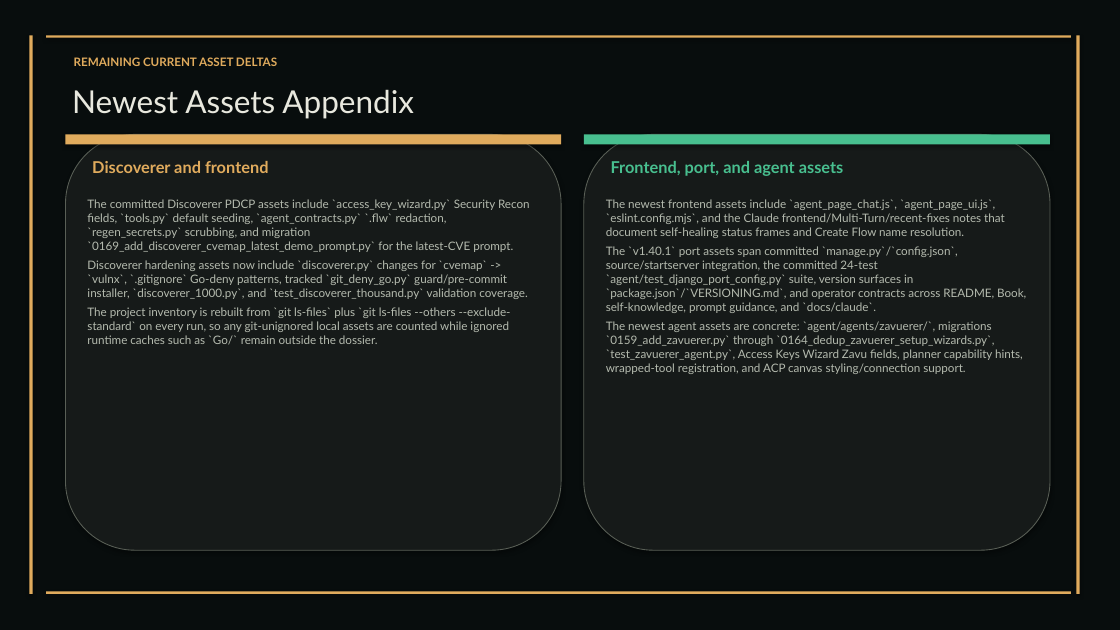
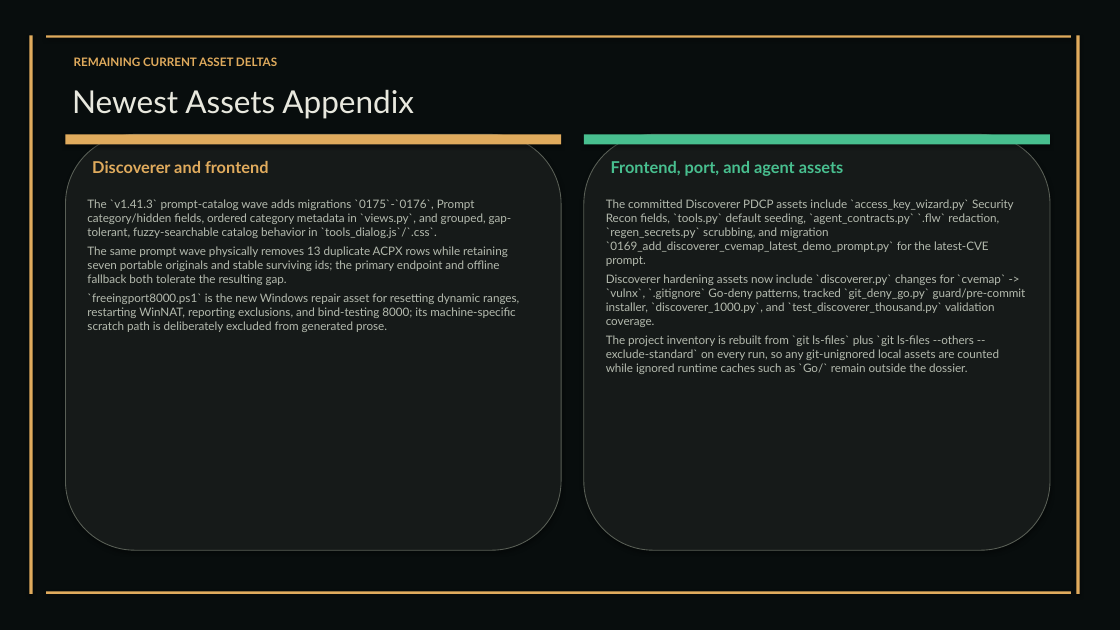
Before and after one commit to XAIHT/Tlamatini, a slide deck: slide 62 of Tlamatini_eXtended_Artificial_Intelligence_Humanly_Tempered.pptx (slide 56 before the commit). Drawn at 1120x630 pixels with LibreOffice and Linux fonts; fonts in the diff are those of the drawing. Boxes give left, top, right and bottom in pixels: in the first picture for what was removed or moved away, otherwise in the second. Text is boxed around its words. In the diff, an @@ line names an element or a change of style, - is before the commit and + after.

```diff
--- a/Tlamatini_eXtended_Artificial_Intelligence_Humanly_Tempered.pptx
+++ b/Tlamatini_eXtended_Artificial_Intelligence_Humanly_Tempered.pptx
@@ text at bbox=[87, 199, 519, 332]: text changed @@
-The committed Discoverer PDCP assets include `access_key_wizard.py` Security Recon fields, `tools.py` default seeding, `agent_contracts.py` `.flw` redaction, `regen_secrets.py` scrubbing, and migration `0169_add_discoverer_cvemap_latest_demo_prompt.py` for the latest-CVE prompt.
-Discoverer hardening assets now include `discoverer.py` changes for `cvemap` -> `vulnx`, `.gitignore` Go-deny patterns, tracked `git_deny_go.py` guard/pre-commit installer, `discoverer_1000.py`, and `test_discoverer_thousand.py` validation coverage.
-The project inventory is rebuilt from `git ls-files` plus `git ls-files --others --exclude-standard` on every run, so any git-unignored local assets are counted while ignored runtime caches such as `Go/` remain outside the dossier.
+The `v1.41.3` prompt-catalog wave adds migrations `0175`-`0176`, Prompt category/hidden fields, ordered category metadata in `views.py`, and grouped, gap-tolerant, fuzzy-searchable catalog behavior in `tools_dialog.js`/`.css`.
+The same prompt wave physically removes 13 duplicate ACPX rows while retaining seven portable originals and stable surviving ids; the primary endpoint and offline fallback both tolerate the resulting gap.
+`freeingport8000.ps1` is the new Windows repair asset for resetting dynamic ranges, restarting WinNAT, reporting exclusions, and bind-testing 8000; its machine-specific scratch path is deliberately excluded from generated prose.
@@ text at bbox=[606, 199, 1026, 374]: text changed @@
-The newest frontend assets include `agent_page_chat.js`, `agent_page_ui.js`, `eslint.config.mjs`, and the Claude frontend/Multi-Turn/recent-fixes notes that document self-healing status frames and Create Flow name resolution.
-The `v1.40.1` port assets span committed `manage.py`/`config.json`, source/startserver integration, the committed 24-test `agent/test_django_port_config.py` suite, version surfaces in `package.json`/`VERSIONING.md`, and operator contracts across README, Book, self-knowledge, prompt guidance, and `docs/claude`.
-The newest agent assets are concrete: `agent/agents/zavuerer/`, migrations `0159_add_zavuerer.py` through `0164_dedup_zavuerer_setup_wizards.py`, `test_zavuerer_agent.py`, Access Keys Wizard Zavu fields, planner capability hints, wrapped-tool registration, and ACP canvas styling/connection support.
+The committed Discoverer PDCP assets include `access_key_wizard.py` Security Recon fields, `tools.py` default seeding, `agent_contracts.py` `.flw` redaction, `regen_secrets.py` scrubbing, and migration `0169_add_discoverer_cvemap_latest_demo_prompt.py` for the latest-CVE prompt.
+Discoverer hardening assets now include `discoverer.py` changes for `cvemap` -> `vulnx`, `.gitignore` Go-deny patterns, tracked `git_deny_go.py` guard/pre-commit installer, `discoverer_1000.py`, and `test_discoverer_thousand.py` validation coverage.
+The project inventory is rebuilt from `git ls-files` plus `git ls-files --others --exclude-standard` on every run, so any git-unignored local assets are counted while ignored runtime caches such as `Go/` remain outside the dossier.
```
Also in this commit, not shown: 52 other slides changed, 8 slides added, 3 slides removed, 21 other files.
